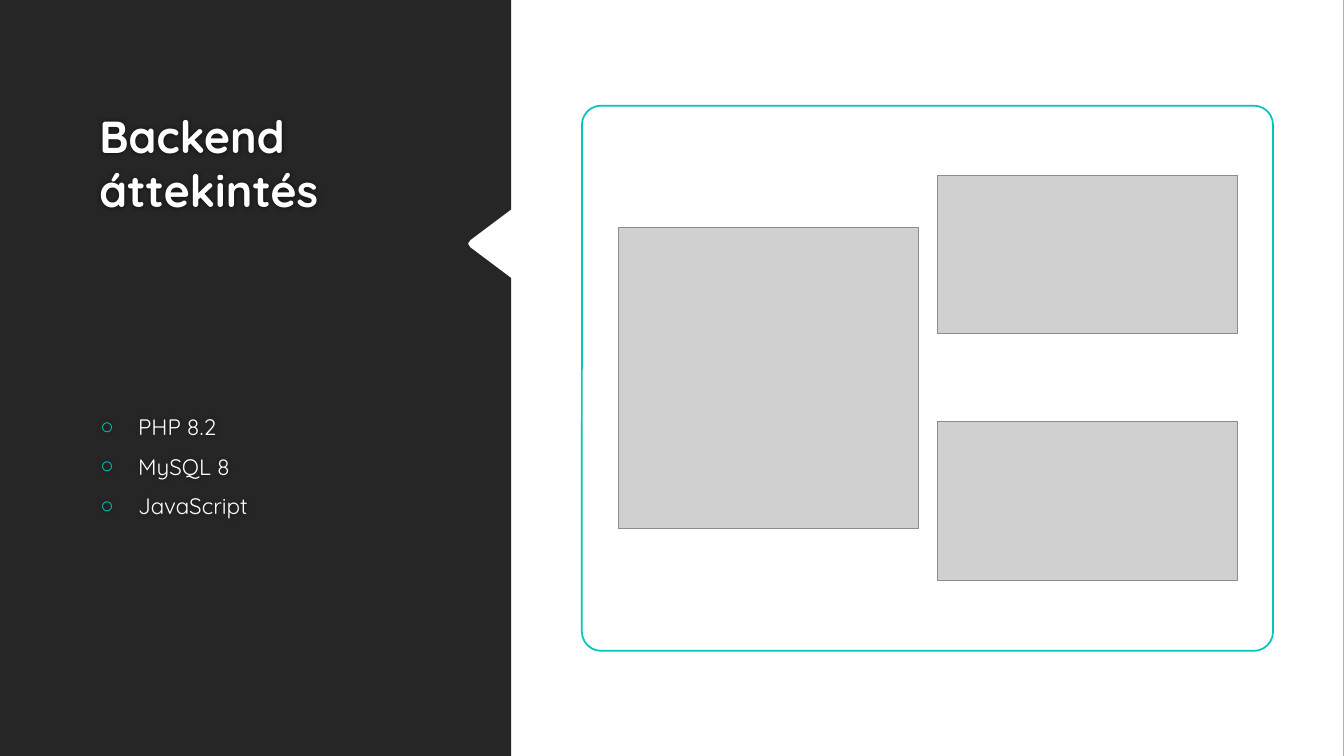
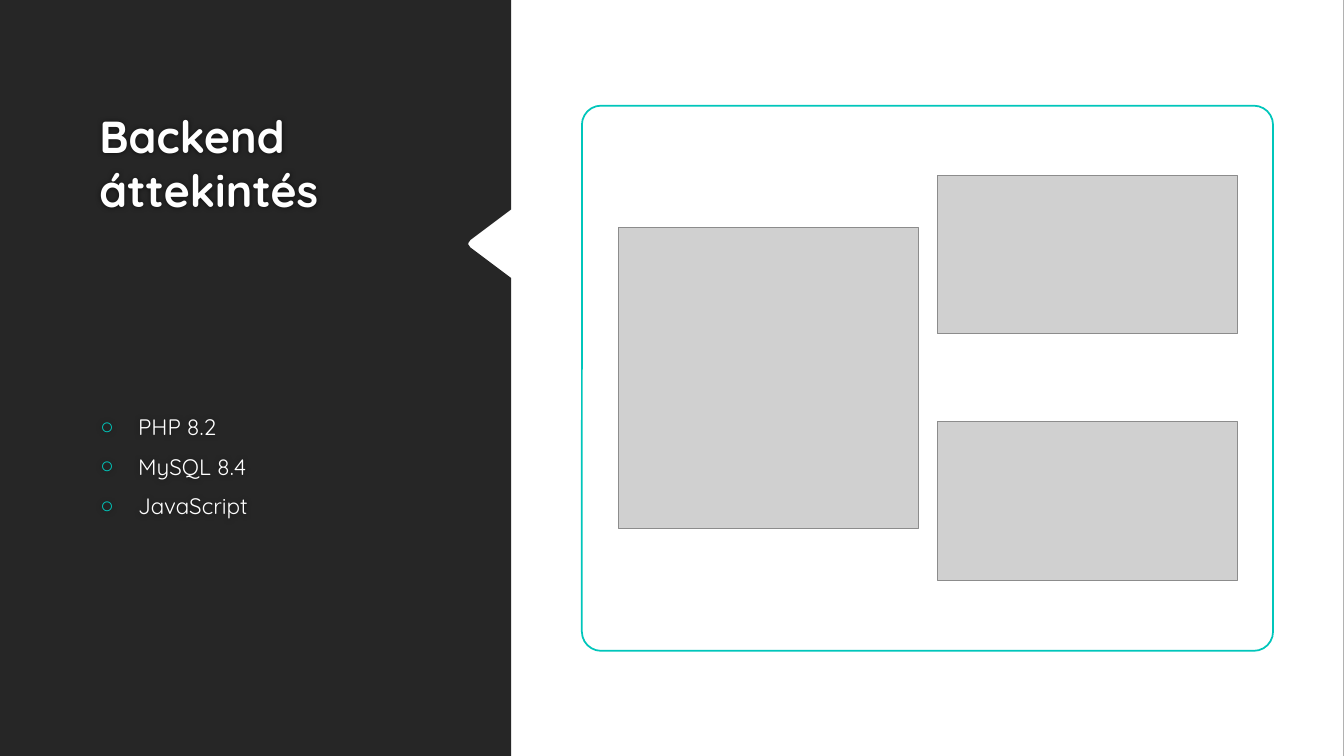
Before and after one commit to Kerozinus/26-27-Szoftver, a slide deck: slide 3 of Races/DUSZA_1126/robotszimulator_vedes_diy.pptx. Drawn at 1344x756 pixels with LibreOffice and Linux fonts; fonts in the diff are those of the drawing; grey boxes stand for pictures; background and template pictures are left out. Boxes give left, top, right and bottom in pixels: in the first picture for what was removed or moved away, otherwise in the second. Text is boxed around its words. In the diff, an @@ line names an element or a change of style, - is before the commit and + after.

Commit message:
3.0.2
asd

```diff
--- a/Races/DUSZA_1126/robotszimulator_vedes_diy.pptx
+++ b/Races/DUSZA_1126/robotszimulator_vedes_diy.pptx
@@ text at (138,459,246,480): text changed @@
-○ MySQL 8
+○ MySQL 8.4
```
Also in this commit, not shown: 3 slides added, 1 slide removed.
